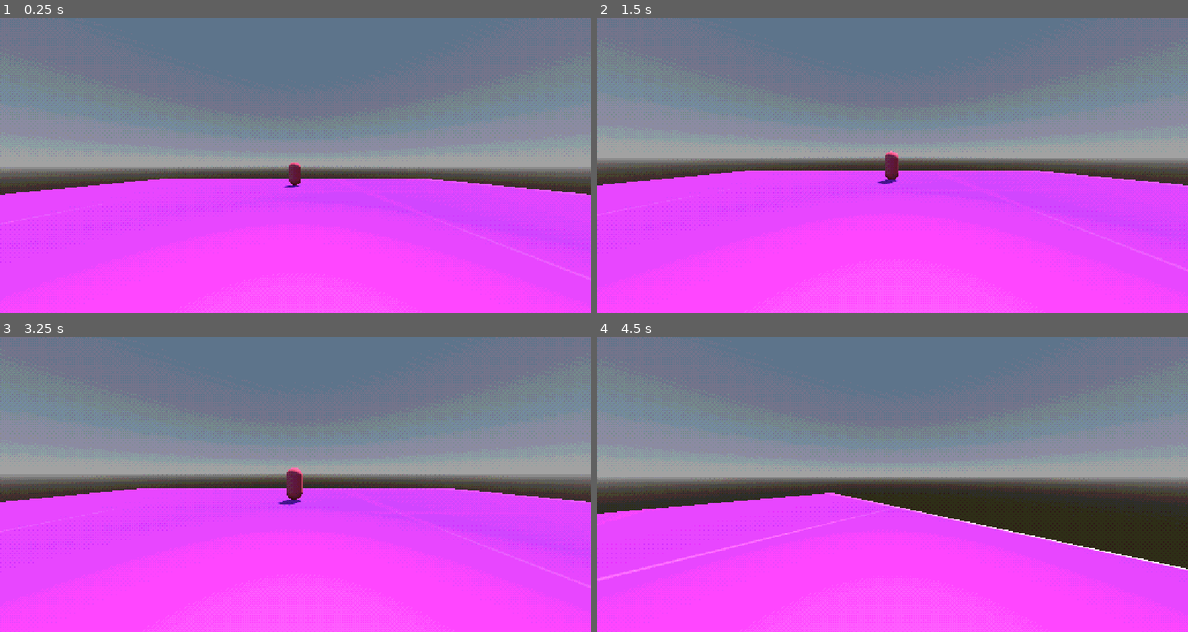
Above: before the commit, frames 1-4 (two rows, left to right).
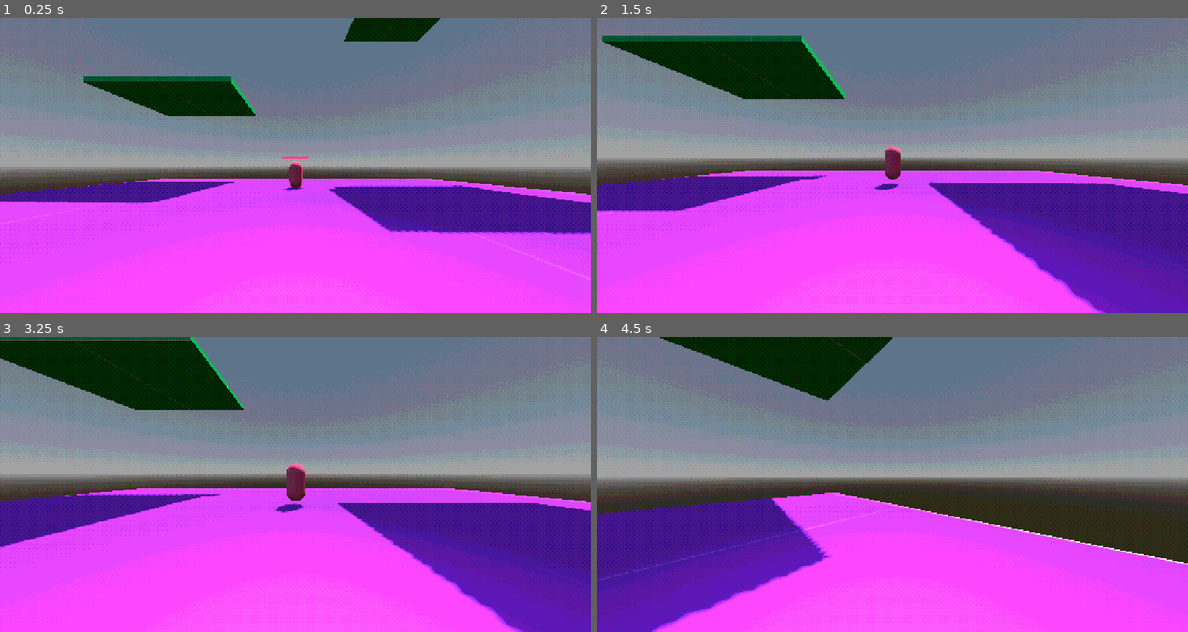
Above: after the commit, the same moments.

Repository: aru24sin/Blade
Game: Godot game, scene res://src/world/postprocessing.tscn
The game is run twice, just before and just after one commit, with the same random seed, the same clock (stepped at 60 frames per second) and the same inputs. The engine's default icon, where the game draws it, is replaced by a stand-in: a white triangle on a blue panel in a dark square.
Inputs (mouse positions are in pixels of both pictures, inside the frame that each line leads up to):
- Up to frame 1 (0.25 s): no input
- Up to frame 2 (1.5 s): move the mouse to (922, 165) at 0.52 s; hold Up (ui_up) from 0.53 s (still down); tap F (f) at 0.6 s; tap R (r) at 0.8, 1.35 s; move the mouse to (862, 165) at 1.27 s
- Up to frame 3 (3.25 s): keep holding Up (ui_up); tap E (attack, bound only after the commit) at 1.55, 2.1 s; move the mouse to (307, 478) at 2.02 s; tap F (f) at 2.3, 2.85 s; tap Enter at 2.75 s; move the mouse to (289, 490) at 2.77 s; tap R (r) at 3.05 s
- Up to frame 4 (4.5 s): keep holding Up (ui_up); move the mouse to (933, 487) at 3.52 s; tap R (r) at 3.6 s; tap E (attack, bound only after the commit) at 3.8 s; move the mouse to (845, 481) at 4.27 s; tap Shift (run) at 4.35 s

The runs differ from the first frame. In frame 1, 12% of the frame differs, in the area x 0-100%, y 0-74%; in frame 2, 22%; in frame 3, 23%, in the area x 0-100%, y 0-100%; in frame 4, 18%.

Commit message:
Enemy health bar implemented & world scene changed

Diff:
--- a/project.godot
+++ b/project.godot
@@ -99,6 +99,11 @@
 "events": [Object(InputEventKey,"resource_local_to_scene":false,"resource_name":"","device":-1,"window_id":0,"alt_press …(191 unchanged characters)…
 ]
 }
+attack={
+"deadzone": 0.5,
+"events": [Object(InputEventKey,"resource_local_to_scene":false,"resource_name":"","device":-1,"window_id":0,"alt_pressed":false,"shift_pressed":false,"ctrl_pressed":false,"meta_pressed":false,"pressed":false,"keycode":0,"physical_keycode":69,"key_label":0,"unicode":101,"location":0,"echo":false,"script":null)
+]
+}
 
 [physics]
 
--- a/src/enemy/Enemy.tscn
+++ b/src/enemy/Enemy.tscn
@@ -1,6 +1,7 @@
-[gd_scene load_steps=5 format=3 uid="uid://b455u7m5t1ke7"]
+[gd_scene load_steps=7 format=3 uid="uid://b455u7m5t1ke7"]
 
 [ext_resource type="Script" path="res://src/enemy/enemy.gd" id="1_lgm4q"]
+[ext_resource type="PackedScene" uid="uid://bnaa70hxrotvd" path="res://src/health/healthbar.tscn" id="2_l2e8o"]
 
 [sub_resource type="CapsuleShape3D" id="CapsuleShape3D_e3p4l"]
 
@@ -9,6 +10,9 @@
 
 [sub_resource type="CapsuleMesh" id="CapsuleMesh_80yc1"]
 material = SubResource("StandardMaterial3D_efs50")
+
+[sub_resource type="ViewportTexture" id="ViewportTexture_xjbb8"]
+viewport_path = NodePath("SubViewport")
 
 [node name="enemy" type="CharacterBody3D" groups=["Enemy"]]
 transform = Transform3D(1, 0, 0, 0, 1, 0, 0, 0, 1, 0, 1, 0)
@@ -26,5 +30,18 @@
 [node name="Timer" type="Timer" parent="."]
 wait_time = 0.5
 
+[node name="SubViewport" type="SubViewport" parent="."]
+disable_3d = true
+transparent_bg = true
+
+[node name="Control" parent="SubViewport" instance=ExtResource("2_l2e8o")]
+
+[node name="Sprite3D" type="Sprite3D" parent="."]
+transform = Transform3D(1, 0, 0, 0, 1, 0, 0, 0, 1, 0, 1.272, 0)
+billboard = 1
+texture = SubResource("ViewportTexture_xjbb8")
+region_enabled = true
+region_rect = Rect2(0.0499878, 2.768, 204, 25)
+
 [connection signal="target_reached" from="NavigationAgent3D" to="." method="_on_navigation_agent_3d_target_reached"]
 [connection signal="timeout" from="Timer" to="." method="_on_timer_timeout"]
--- a/src/enemy/enemy.gd
+++ b/src/enemy/enemy.gd
@@ -3,10 +3,22 @@
 @onready var nav_agent = $NavigationAgent3D
 
 var SPEED = 10
-@export var health = 100
+@export var health := 100
+@export var max_health := 100
+var new_health = 0
+
+@onready var health_bar := $SubViewport/Control/ProgressBar
+var player = preload("res://src/player/player3d.tscn").instantiate()
+var player_camera = player.get_node("head/Camera3D")
+
+func _ready() -> void:
+	add_child(health_bar)
+	health_bar.position = Vector2(0, 3)  # Adjust position to float above the enemy
+	health_bar.size_flags_horizontal = Control.SIZE_EXPAND_FILL  # Fit the health bar width
+	health_bar.size_flags_vertical = Control.SIZE_SHRINK_CENTER  # Center it vertically
 
 func _physics_process(delta):
-
+	health_bar.value = health
 	var current_location = global_transform.origin
 	var next_location = nav_agent.get_next_path_position()
 	var new_velocity = (next_location - current_location).normalized() * SPEED
@@ -17,7 +29,12 @@
 func update_target_location(target_location):
 	nav_agent.target_position = target_location
 
-
+func take_damage(damage):
+	new_health = health - damage
+	health_bar.value = new_health
+	health = new_health
+	if health == 0:
+		queue_free()
 
 func _on_navigation_agent_3d_target_reached():
 	$Timer.start()
--- /dev/null
+++ b/src/health/healthbar.tscn
@@ -0,0 +1,21 @@
+[gd_scene load_steps=3 format=3 uid="uid://bnaa70hxrotvd"]
+
+[sub_resource type="StyleBoxFlat" id="StyleBoxFlat_kuuh0"]
+bg_color = Color(0.145868, 0.145868, 0.145868, 1)
+
+[sub_resource type="StyleBoxFlat" id="StyleBoxFlat_ad3dn"]
+bg_color = Color(1, 0.28028, 0.5727, 1)
+
+[node name="Control" type="Control"]
+layout_mode = 3
+anchors_preset = 0
+offset_right = 201.0
+offset_bottom = 24.0
+
+[node name="ProgressBar" type="ProgressBar" parent="."]
+layout_mode = 0
+offset_right = 200.0
+offset_bottom = 23.0
+theme_override_styles/background = SubResource("StyleBoxFlat_kuuh0")
+theme_override_styles/fill = SubResource("StyleBoxFlat_ad3dn")
+show_percentage = false
--- a/src/player/player3d.gd
+++ b/src/player/player3d.gd
@@ -2,7 +2,6 @@
 
 
 signal dashDid
-signal damage
 
 @export var health := 100.0
 @export var MOUSE_SENS := 0.010
@@ -15,7 +14,7 @@
 @export var jumpStrength := 20
 var jumpNum := 0
 @export var maxJumpAmt := 2
-
+@export var damage := 20
 
 var canDash := true
 var dashNum := 0
@@ -24,6 +23,7 @@
 var extraVel := Vector3.ZERO
 
 @onready var camera = $head/Camera3D
+@onready var raycast = $head/Camera3D/RayCast3D
 
 
 func _ready() -> void:
@@ -68,6 +68,8 @@
 		jump()
 	vel.y = ySpeed
 
+	if Input.is_action_just_pressed("attack"):
+		attack(damage)
 
 	if Input.is_action_pressed("run"):
 		speed = 35
@@ -87,6 +89,12 @@
 	$head.rotation_degrees.z = lerp($head.rotation_degrees.z, angForCamToLearpTo, 0.1)
 	$head/Camera3D.rotation_degrees.x = lerp($head/Camera3D.rotation_degrees.x, XangForCamToLearpTo, 0.1)
 
+func attack(damage):
+	if raycast.is_colliding():
+		var enemy = raycast.get_collider()
+		if enemy.has_method("take_damage"):
+			enemy.take_damage(damage)
+
 
 func tweenComplete() -> void:
 	$head/Camera3D/camTweenBack.interpolate_property($head/Camera3D,"fov", 94, 90,0.07,Tween.TRANS_QUART,Tween.EASE_IN,0)
--- a/src/player/player3d.tscn
+++ b/src/player/player3d.tscn
@@ -30,6 +30,7 @@
 texture = ExtResource("2")
 
 [node name="RayCast3D" type="RayCast3D" parent="head/Camera3D"]
+transform = Transform3D(1, 0, 0, 0, 1, 0, 0, 0, 3.61859, 0, 0, 0)
 target_position = Vector3(0, 0, -1)
 
 [node name="OmniLight3D" type="OmniLight3D" parent="."]
--- a/src/world/Room3.tscn
+++ b/src/world/Room3.tscn
@@ -1,11 +1,22 @@
-[gd_scene load_steps=4 format=3 uid="uid://dlw8usluobwhn"]
+[gd_scene load_steps=7 format=3 uid="uid://dlw8usluobwhn"]
 
+[ext_resource type="Texture2D" uid="uid://cxjxvqmf4boxq" path="res://assets/textures/green.png" id="1_3787i"]
 [ext_resource type="Texture2D" uid="uid://cl4kewig3pk7s" path="res://assets/textures/purple.png" id="2_70s3w"]
+[ext_resource type="Shader" path="res://assets/shaders/PSXMaterial.gdshader" id="2_m3a4d"]
 
 [sub_resource type="BoxMesh" id="BoxMesh_p4gaw"]
 
 [sub_resource type="StandardMaterial3D" id="StandardMaterial3D_657s0"]
 albedo_texture = ExtResource("2_70s3w")
+
+[sub_resource type="ShaderMaterial" id="ShaderMaterial_hdmxl"]
+render_priority = 0
+shader = ExtResource("2_m3a4d")
+shader_parameter/affine_mapping = false
+shader_parameter/alpha_scissor = 0.5
+shader_parameter/jitter = 0.787
+shader_parameter/resolution = Vector2i(320, 240)
+shader_parameter/albedo = ExtResource("1_3787i")
 
 [node name="Room3" type="Node3D"]
 transform = Transform3D(0.065, 0, 0, 0, -0.435, -1.50996e-08, 0, 6.56832e-08, -0.1, 0, 0, 0)
@@ -15,3 +26,21 @@
 use_collision = true
 mesh = SubResource("BoxMesh_p4gaw")
 material = SubResource("StandardMaterial3D_657s0")
+
+[node name="CSGMesh3D2" type="CSGMesh3D" parent="."]
+transform = Transform3D(10.847, 0, 0, 0, 0.0622303, -3.12639e-13, 0, -6.39488e-14, 4.71679, -10.1952, -1.22119, 8.8413)
+use_collision = true
+mesh = SubResource("BoxMesh_p4gaw")
+material = SubResource("ShaderMaterial_hdmxl")
+
+[node name="CSGMesh3D3" type="CSGMesh3D" parent="."]
+transform = Transform3D(10.847, 0, 0, 0, 0.0622302, -4.26326e-13, 0, -9.23706e-14, 4.71679, 13.3486, -2.10269, -8.50125)
+use_collision = true
+mesh = SubResource("BoxMesh_p4gaw")
+material = SubResource("ShaderMaterial_hdmxl")
+
+[node name="CSGMesh3D4" type="CSGMesh3D" parent="."]
+transform = Transform3D(10.847, 0, 0, 0, 0.0622302, -4.54747e-13, 0, -1.03029e-13, 4.71679, 13.3486, -3.08435, 10.9768)
+use_collision = true
+mesh = SubResource("BoxMesh_p4gaw")
+material = SubResource("ShaderMaterial_hdmxl")
--- a/src/world/World.tscn
+++ b/src/world/World.tscn
@@ -39,16 +39,16 @@
 shadow_enabled = true
 
 [node name="player" parent="." instance=ExtResource("1")]
-transform = Transform3D(1, 0, 0, 0, 1, 0, 0, 0, 1, 0, 1.31031, 0)
+transform = Transform3D(1, 0, 0, 0, 1, 0, 0, 0, 1, 0, 1.31031, 0.108386)
 
 [node name="WorldEnvironment" type="WorldEnvironment" parent="."]
 environment = SubResource("Environment_exuj1")
-
-[node name="enemy" parent="." instance=ExtResource("4_aemvq")]
-transform = Transform3D(1, 0, 0, 0, 1, 0, 0, 0, 1, -0.0884829, 1.2721, -11.9021)
 
 [node name="NavigationRegion3D" type="NavigationRegion3D" parent="."]
 navigation_mesh = SubResource("NavigationMesh_4u3xb")
 
 [node name="Room3" parent="NavigationRegion3D" instance=ExtResource("2")]
 transform = Transform3D(1, 0, 0, 0, -6.692, -2.32232e-07, 0, 1.01046e-06, -1.538, 0, 0, 0)
+
+[node name="enemy" parent="." instance=ExtResource("4_aemvq")]
+transform = Transform3D(1, 0, 0, 0, 1, 0, 0, 0, 1, 0, 1.63749, -10.3128)
